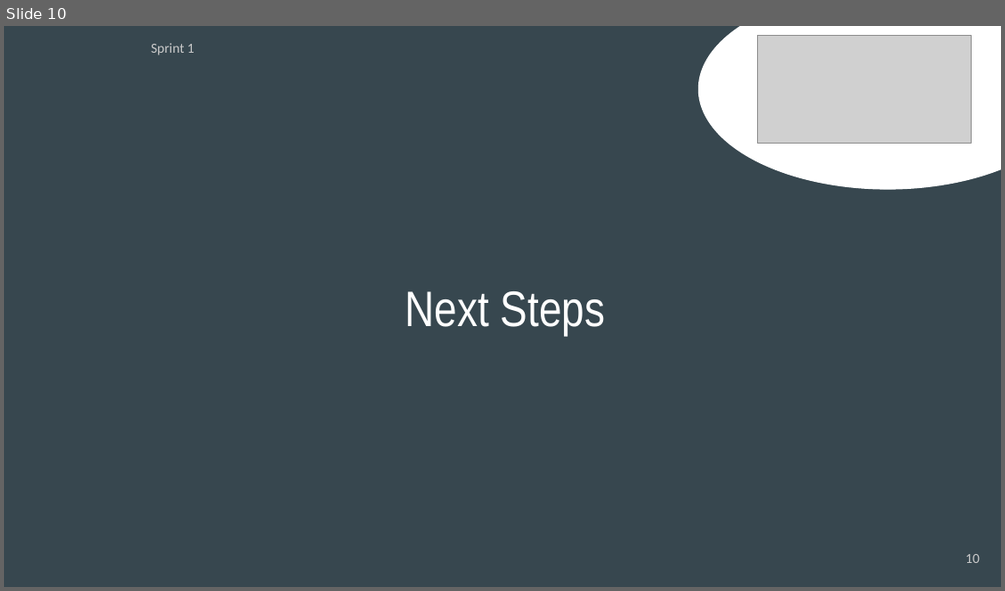
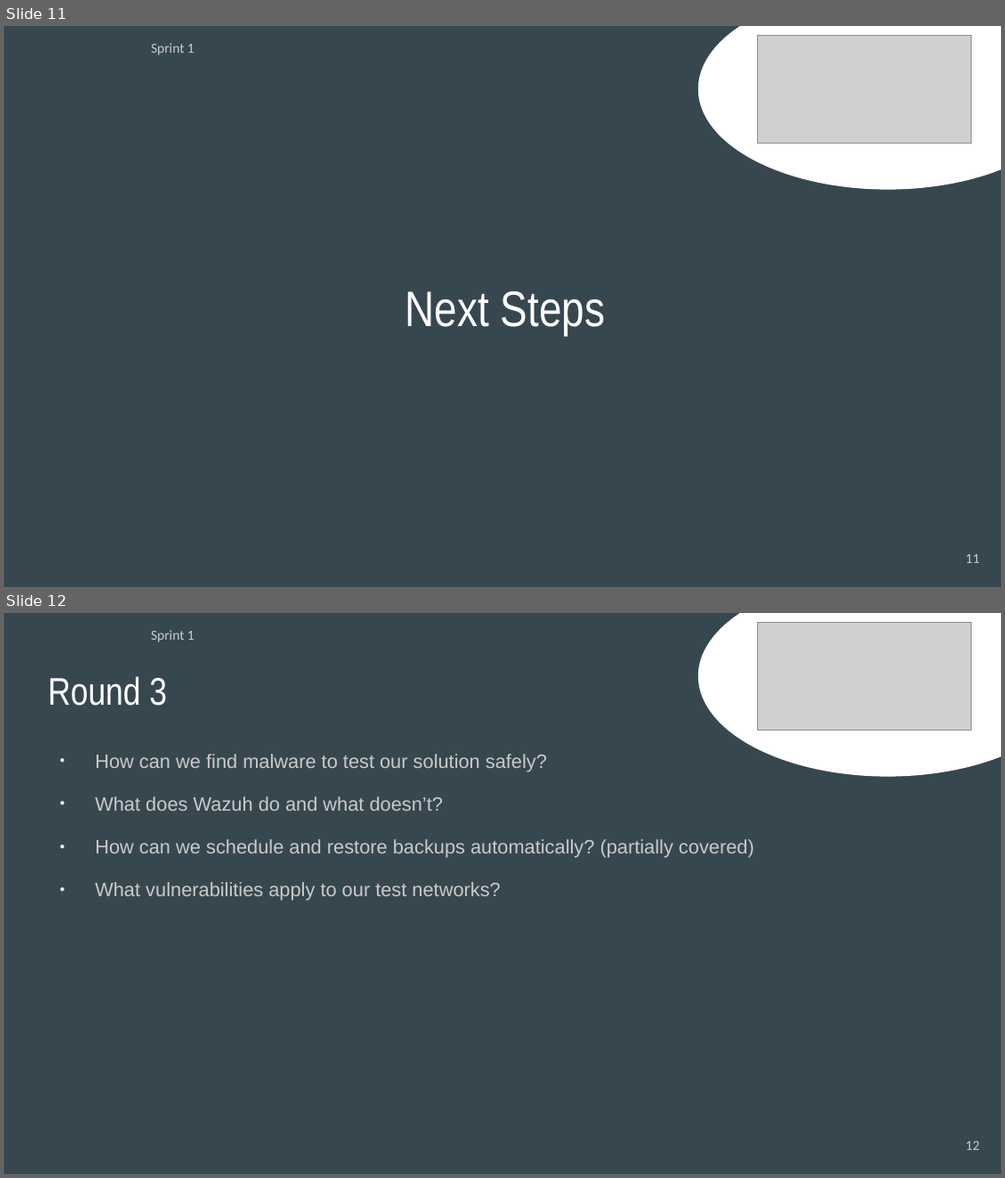
Before and after one commit to N4fta/threat-shield, a slide deck: Documentation/Presentations/Presentation 08.04.2025.odp. Shown one above the other, each under a label of ours: slide 10 before the commit, slides 11 and 12 after it. The pictures are 1005x591 and 1005x1178 pixels, drawn with LibreOffice and Linux fonts; fonts in the diff are those of the drawing; grey boxes stand for pictures. Boxes give left, top, right and bottom in pixels: in the first picture for what was removed or moved away, otherwise in the second. Text is boxed around its words. In the diff, an @@ line names an element or a change of style, - is before the commit and + after.

Commit message:
Presentation Sprint 1

```diff
--- a/Documentation/Presentations/Presentation 08.04.2025.odp
+++ b/Documentation/Presentations/Presentation 08.04.2025.odp
@@ slide 12 added at box(4, 613, 1001, 1174), background #37474F @@
@@ text added at box(151, 630, 194, 642), 10 pt, text #CACACA @@
+Sprint 1
@@ ellipse added at box(699, 613, 1001, 776), fill #FFFFFF, outline #FFFFFF 0.74 pt @@
@@ picture added at box(758, 622, 972, 730) @@
@@ title added at box(48, 676, 167, 706), 27.8 pt, text #FFFFFF @@
+Round 3
@@ text added at box(95, 754, 754, 900), 14 pt, text #CACACA @@
+● How can we find malware to test our solution safely?
+● What does Wazuh do and what doesn’t?
+● How can we schedule and restore backups automatically? (partially covered)
+● What vulnerabilities apply to our test networks?
@@ page number added at box(965, 1141, 979, 1150), 10 pt, text #CACACA @@
+12
@@ what was slide 10 is now slide 11 @@
@@ page number at box(965, 554, 979, 563): text changed @@
-10
+11
```
Also in this commit, not shown: 1 slide changed, 2 other slides added, 1 slide removed.
